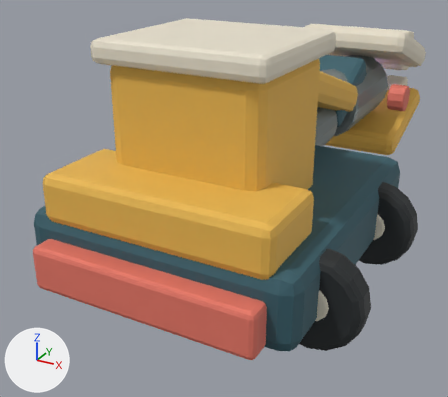
An edit to the Blender file docs/assets/model-sources/reclaimer_whale_jaw.blend, drawn before and after from the same camera.
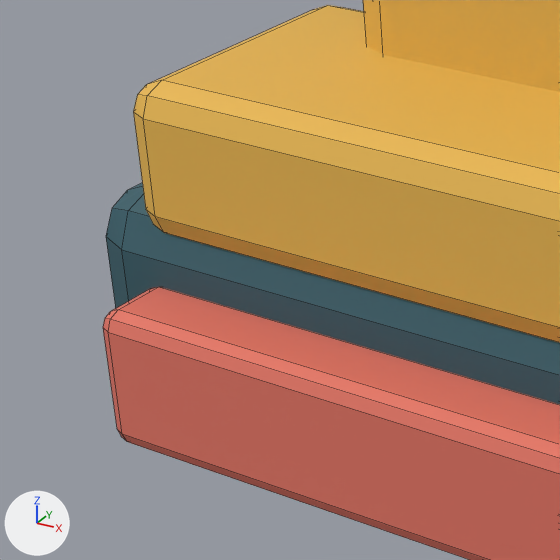
The first picture shows the older version from a camera (50 mm lens) standing at (2.55, -4.84, 3.22) and looking at (-0.62, 0.91, 0.34). The close-ups show the older and then the newer version on the part from 0% to 40% of the width and 37% to 82% of the height of that picture. Only the edits that show in the close-ups are written down. The lights are fixed; the arrows at lower left show +X, +Y and +Z. The close-ups show mesh edges as thin lines.

The first close-up shows 'Base_Chassis', 'Cabin', 'Rear_Bumper', 'Rear_ServiceDeck'.
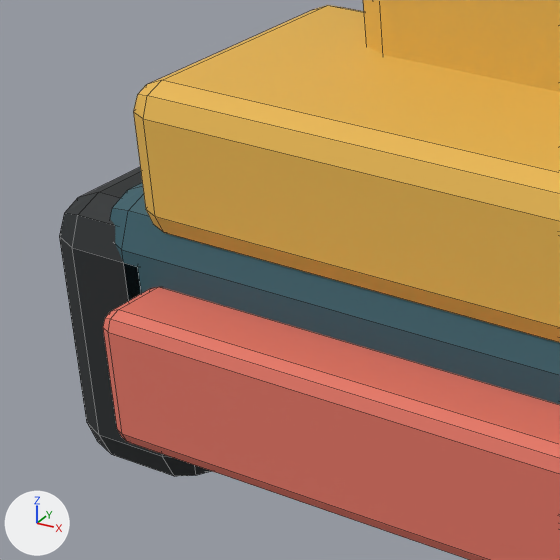
Location of each change, (x1, y1, x2, y2) in pixels of the close-ups (560 x 560 px):
'Track_L_Guard', added (black)
    after: (59, 167, 211, 476)

The edits, one by one:
Mesh me_cube_013_1 is new.
It is a box spanning x -0.24..0.24, y -1.45..1.45, z -0.42..0.42.
It uses material mat_rubber (black #24292b).
Object 'Track_L_Guard' (ob_track_l_guard) is new; it shows me_cube_013_1.
Its parent is ob_reclaimer_basevehicle_p04.
Its location is (-1.18, 0.0, 0.54).
It gains a BEVEL modifier named 'Readable wide bevel'.
Modifier setting: width = 0.12.
Modifier setting: width_pct = 0.12.
Modifier setting: segments = 2.
